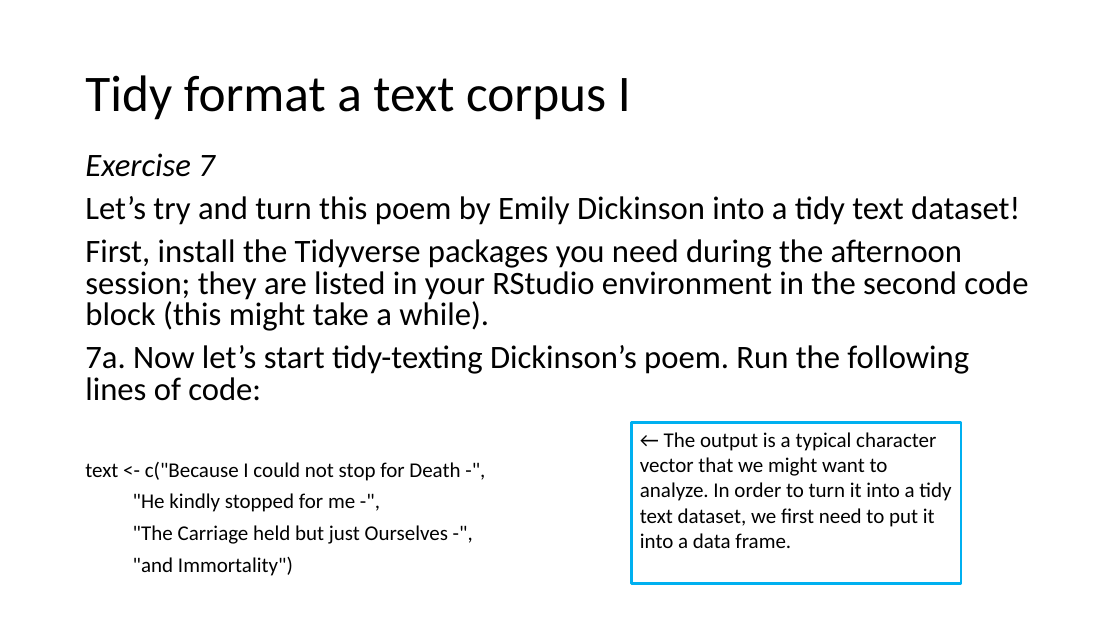
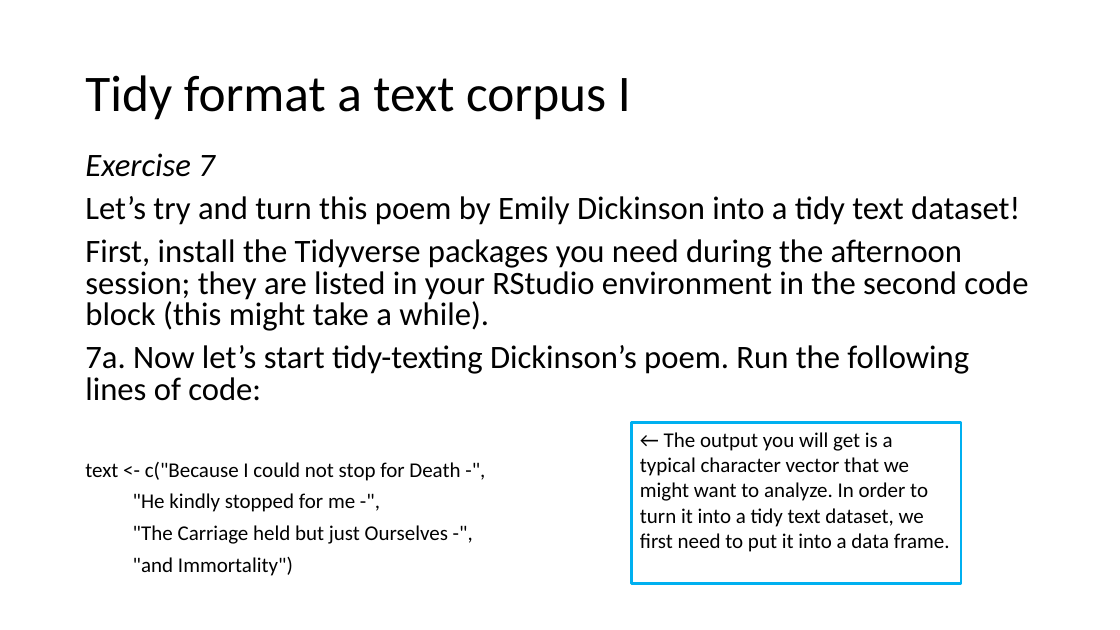
Before and after one commit to UtrechtUniversity/workshop-r-for-humanities, a slide deck: slide 5 of slides/tidytext_slides.pptx (slide 4 before the commit). Drawn at 1120x630 pixels with LibreOffice and Linux fonts; fonts in the diff are those of the drawing. Boxes give left, top, right and bottom in pixels: in the first picture for what was removed or moved away, otherwise in the second. Text is boxed around its words. In the diff, an @@ line names an element or a change of style, - is before the commit and + after.

```diff
--- a/slides/tidytext_slides.pptx
+++ b/slides/tidytext_slides.pptx
@@ text in rectangle at <box>640,432,950,552</box>: text changed @@
-← The output is a typical character vector that we might want to analyze. In order to turn it into a tidy text dataset, we first need to put it into a data frame.
+← The output you will get is a typical character vector that we might want to analyze. In order to turn it into a tidy text dataset, we first need to put it into a data frame.
```
Also in this commit, not shown: 4 other slides changed, 1 slide added, 38 other files.
